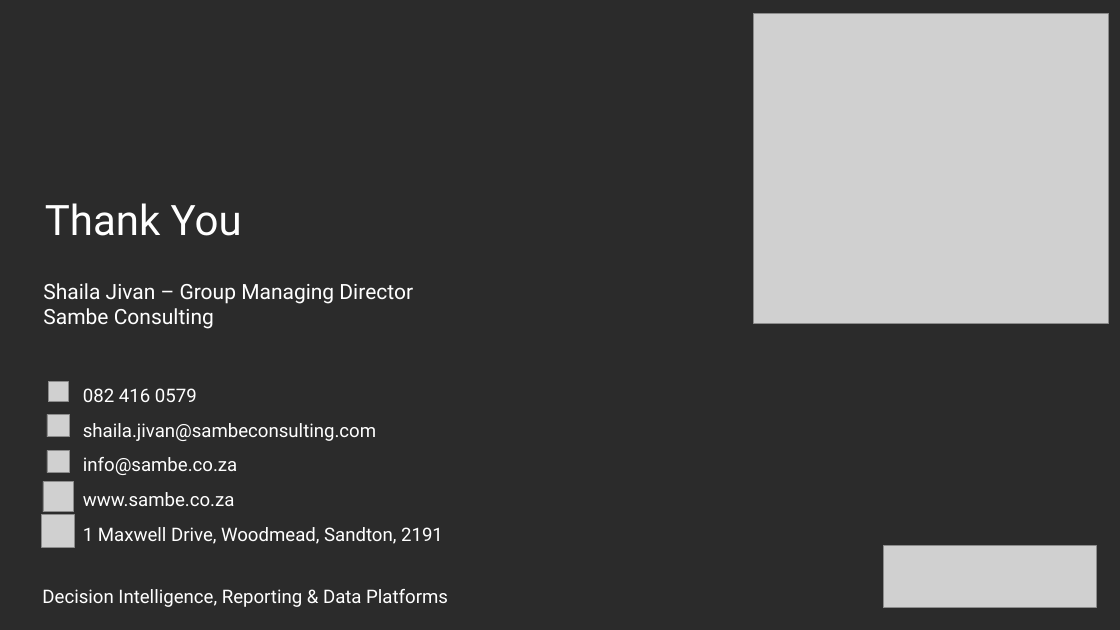
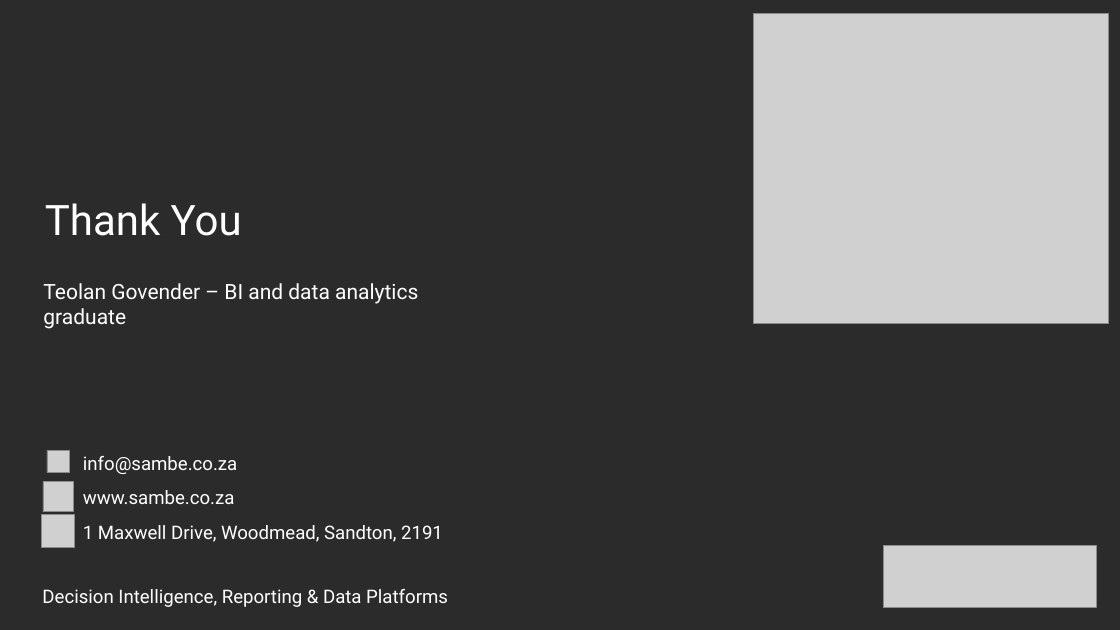
Before and after one commit to sc-grads/sc_TeolanGovender_2026, a slide deck: slide 9 of Sales Data Processing-Project-April2026/project/reports/DataCleaningandAnalysis_SambeConsulting.pptx (slide 10 before the commit). Drawn at 1120x630 pixels with LibreOffice and Linux fonts; fonts in the diff are those of the drawing; grey boxes stand for pictures; background and template pictures are left out; a plain dark background stands for a picture behind light text. Boxes give left, top, right and bottom in pixels: in the first picture for what was removed or moved away, otherwise in the second. Text is boxed around its words. In the diff, an @@ line names an element or a change of style, - is before the commit and + after.

Commit message:
Data cleaning project - written report and presentation

```diff
--- a/Sales Data Processing-Project-April2026/project/reports/DataCleaningandAnalysis_SambeConsulting.pptx
+++ b/Sales Data Processing-Project-April2026/project/reports/DataCleaningandAnalysis_SambeConsulting.pptx
@@ text at bbox=[43, 283, 418, 329]: text changed @@
-Shaila Jivan – Group Managing Director
-Sambe Consulting
+Teolan Govender – BI and data analytics graduate
@@ picture removed at bbox=[48, 381, 68, 402] @@
@@ text at bbox=[83, 388, 376, 441]: paragraphs removed @@
-082 416 0579
-shaila.jivan@sambeconsulting.com
@@ picture removed at bbox=[47, 414, 70, 437] @@
@@ text "info@sambe.co.za": place and size @@
-text "info@sambe.co.za" at bbox=[83, 388, 443, 544]
+text "info@sambe.co.za" at bbox=[83, 456, 443, 542]
```
Also in this commit, not shown: 7 other slides changed, 1 slide removed, 4 other files.
